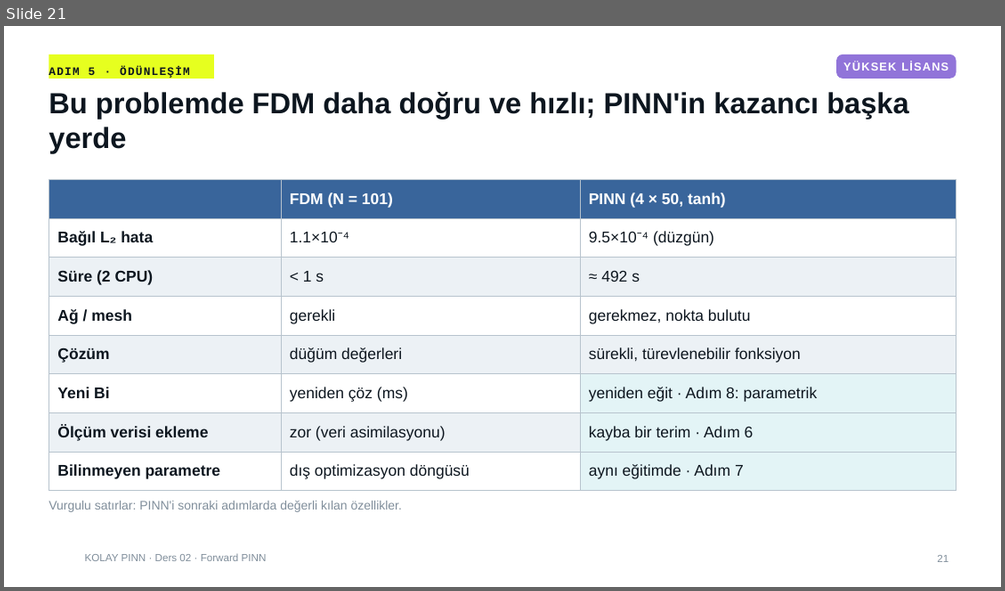
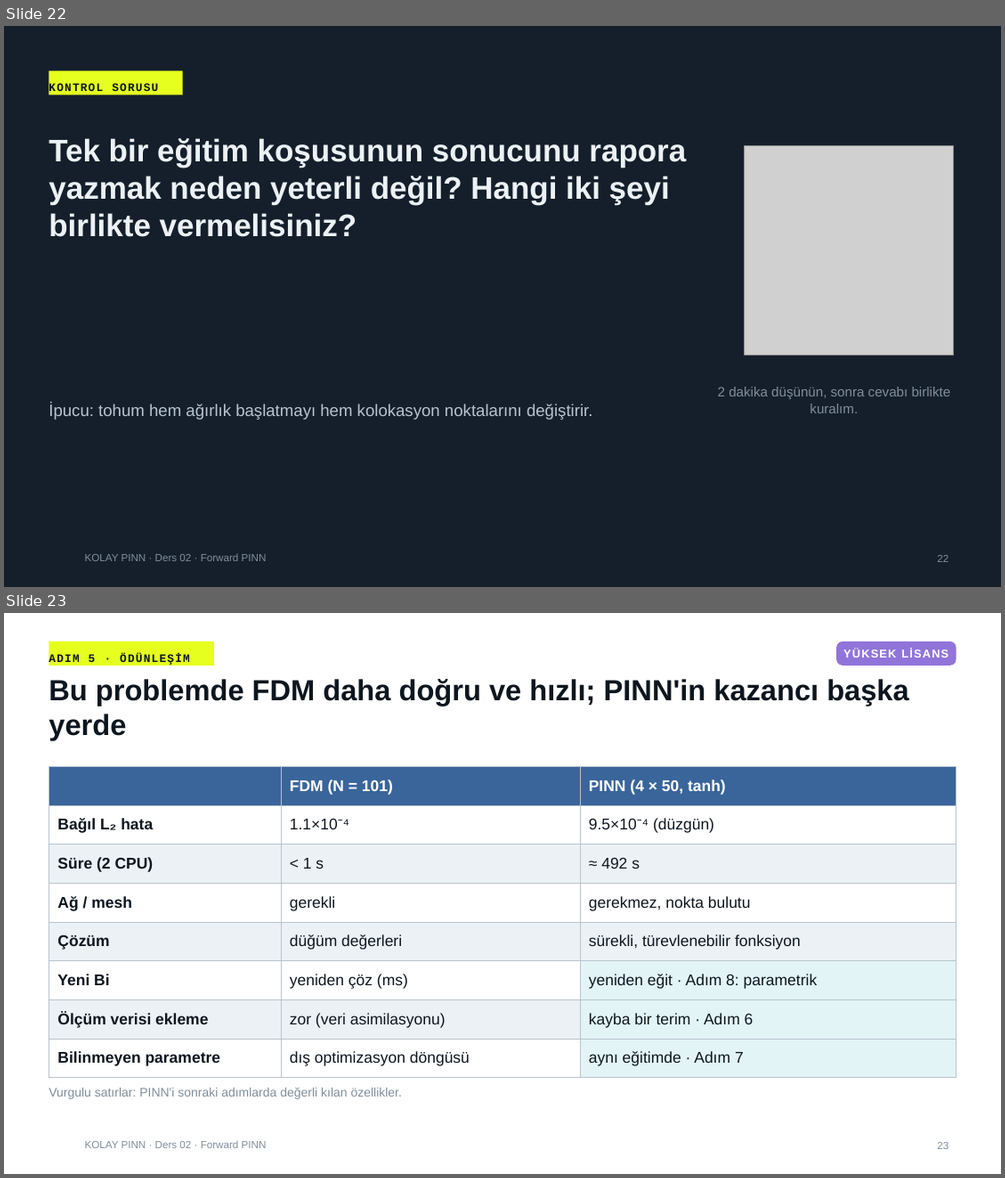
Before and after one commit to mikbalarikan/Kolay-pinn, a slide deck: cases/01-2d-heat-conduction/lecture/ders02/ders02_forward_pinn.pptx. Shown one above the other, each under a label of ours: slide 21 before the commit, slides 22 and 23 after it. The pictures are 1005x591 and 1005x1178 pixels, drawn with LibreOffice and Linux fonts; fonts in the diff are those of the drawing; grey boxes stand for pictures; background and template pictures are left out. Boxes give left, top, right and bottom in pixels: in the first picture for what was removed or moved away, otherwise in the second. Text is boxed around its words. In the diff, an @@ line names an element or a change of style, - is before the commit and + after.

```diff
--- a/cases/01-2d-heat-conduction/lecture/ders02/ders02_forward_pinn.pptx
+++ b/cases/01-2d-heat-conduction/lecture/ders02/ders02_forward_pinn.pptx
@@ slide 22 added at [4,26,1001,587], background #141F2B; not listed: 1 template element that a slide beside it also shows @@
@@ rectangle added at [48,70,183,95], fill #E6FF1F, 11 pt, text #0D161F, bold @@
+KONTROL SORUSU
@@ text added at [48,138,686,237], 30 pt, text #ECF1F5, bold @@
+Tek bir eğitim koşusunun sonucunu rapora yazmak neden yeterli değil? Hangi iki şeyi birlikte vermelisiniz?
@@ picture added at [744,145,954,355] @@
@@ text added at [718,386,951,413], 13 pt, text #808E9B @@
+2 dakika düşünün, sonra cevabı birlikte kuralım.
@@ text added at [48,403,592,419], 16 pt, text #B7C3CD @@
+İpucu: tohum hem ağırlık başlatmayı hem kolokasyon noktalarını değiştirir.
@@ page number added at [937,555,948,562], 10 pt, text #808E9B @@
+22
@@ what was slide 21 is now slide 23 @@
@@ page number at [937,1142,948,1149]: text changed @@
-21
+23
```
Also in this commit, not shown: 3 slides changed, 1 other slide added, 50 other files.
